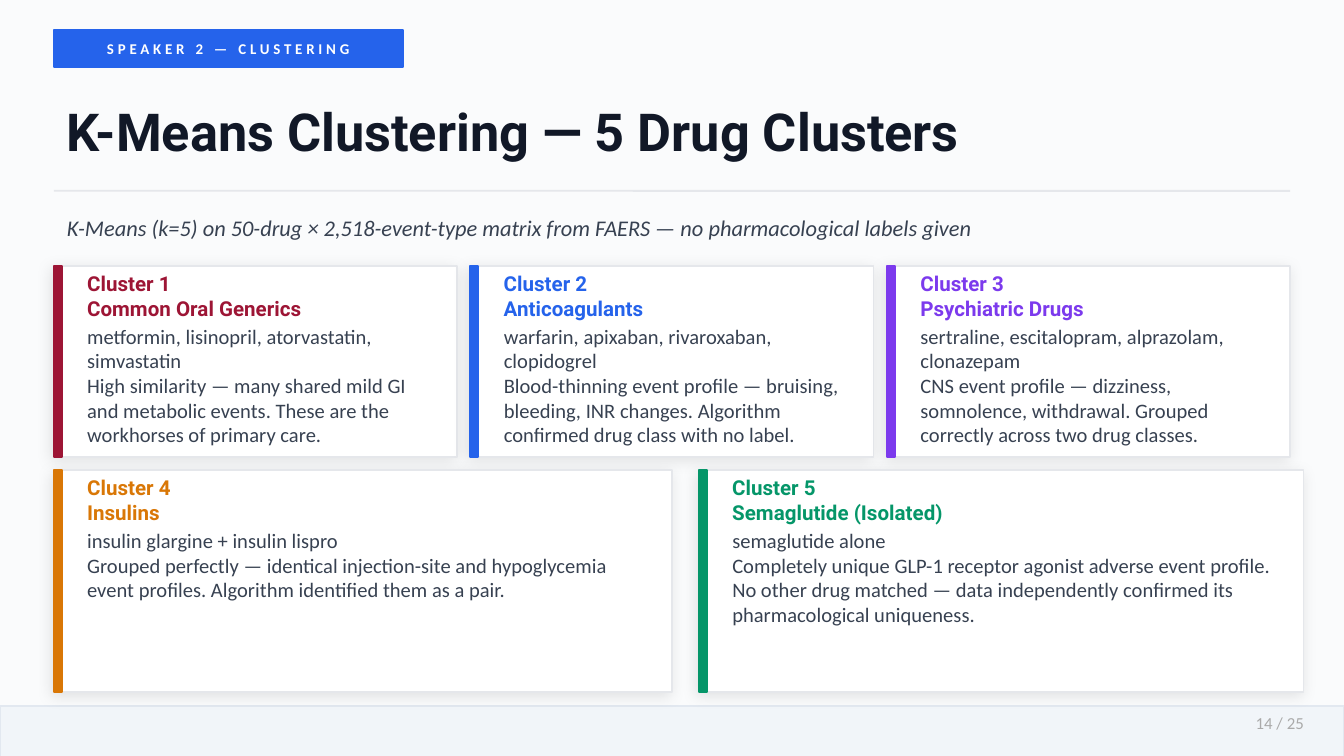
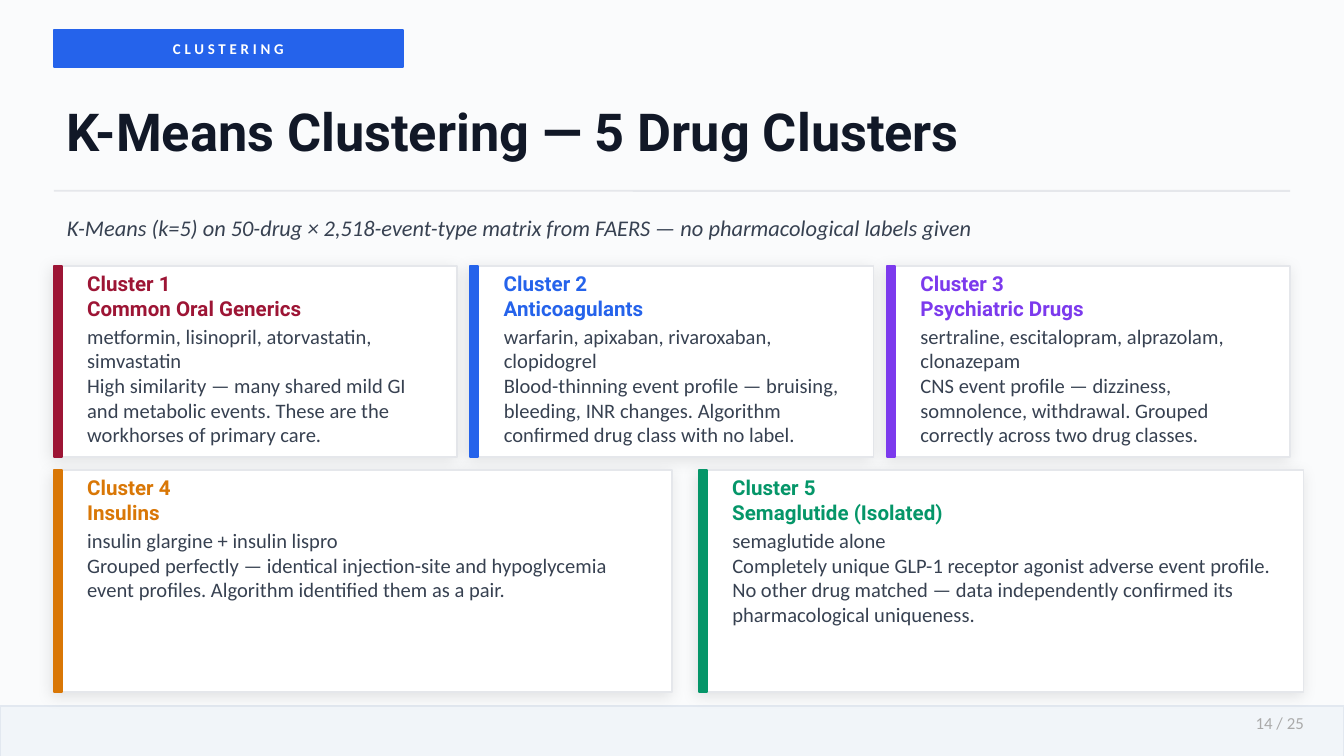
Before and after one commit to Bhawna1201/healthcare-intelligence, a slide deck: slide 14 of healthcare_presentation_notes.pptx. Drawn at 1344x756 pixels with LibreOffice and Linux fonts; fonts in the diff are those of the drawing. Boxes give left, top, right and bottom in pixels: in the first picture for what was removed or moved away, otherwise in the second. Text is boxed around its words. In the diff, an @@ line names an element or a change of style, - is before the commit and + after.

```diff
--- a/healthcare_presentation_notes.pptx
+++ b/healthcare_presentation_notes.pptx
@@ text at (x1=173, y1=44, x2=284, y2=54): text changed @@
-SPEAKER 2 — CLUSTERING
+CLUSTERING
```
Also in this commit, not shown: 18 other slides changed, 3 other files.
